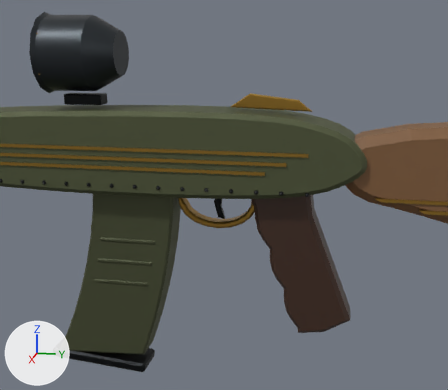
What one commit did to the glTF model examples/diesel-rifle.glb.
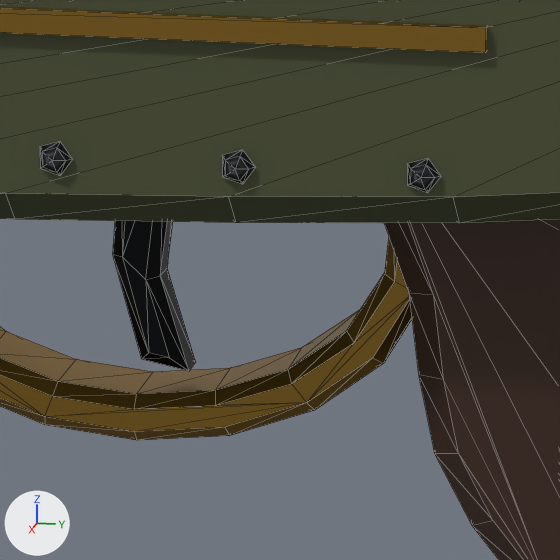
Each version appears first from a 50 mm lens placed at (0.4508, 0.0412, 0.1353), pointed at (-0.0013, -0.0492, 0.0222), and next in a close-up on the part from 44% to 61% of the width and 43% to 63% of the height. Lighting does not change. The marker at lower left points along +X, +Y and +Z. The first two pictures are the older version. The close-ups show mesh edges as thin lines. Where no turn or scale is listed for an object, it has been applied to the vertices.

Script lines for the objects in view, before the commit:
```python
me_grip_mesh = bpy.data.meshes.new('Grip_Mesh')
me_grip_mesh.from_pydata(...)  # 84 vertices, 164 faces; spans x -0.014..0.014, y -0.0046..0.0759, z -0.1087..0.021
me_grip_mesh.materials.append(mat_mat_grip)  # brown #3e271b
me_receiver_mesh = bpy.data.meshes.new('Receiver_Mesh')
me_receiver_mesh.from_pydata(...)  # 732 vertices, 1296 faces; spans x -0.028..0.028, y -0.253..0.13, z -0.06..0.042
# faces by material slot: [348, 228, 720]
me_receiver_mesh.materials.append(mat_mat_body)  # dark green #52583b
me_receiver_mesh.materials.append(mat_mat_trim)  # brown #b28a3e
me_receiver_mesh.materials.append(mat_mat_detail)  # black #202224
me_trigger_mesh = bpy.data.meshes.new('Trigger_Mesh')
me_trigger_mesh.from_pydata(...)  # 24 vertices, 44 faces; spans x -0.003..0.003, y -0.004..0.004, z -0.024..0.002
me_trigger_mesh.materials.append(mat_mat_detail)  # black #202224
ob_grip = bpy.data.objects.new('Grip', me_grip_mesh)
ob_grip.parent = ob_receiver
ob_grip.location = (0.0, 0.0483, -0.029)
ob_receiver = bpy.data.objects.new('Receiver', me_receiver_mesh)
ob_receiver.parent = ob_badgun_rifle_diesel_3
ob_receiver.location = (0.0, -0.0745, 0.0572)
ob_trigger = bpy.data.objects.new('Trigger', me_trigger_mesh)
ob_trigger.parent = ob_receiver
ob_trigger.location = (0.0, 0.0223, -0.029)
```
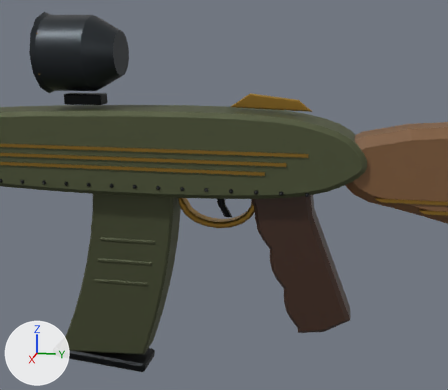
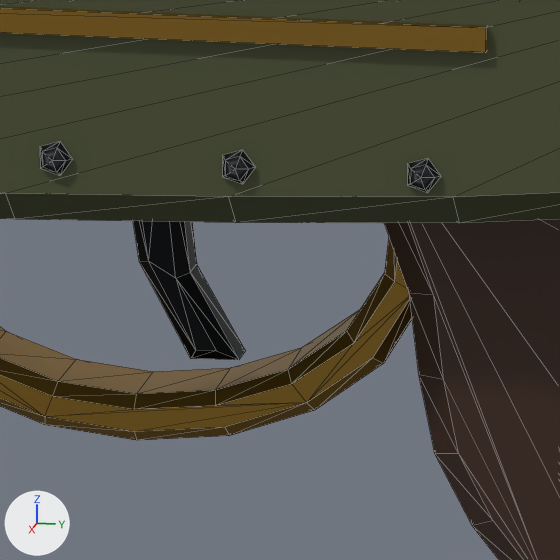
Boxes (x1, y1, x2, y2) around the edits, measured in the close-ups (560 x 560 px):
```json
{"object": "Trigger", "change": "turned", "before": [113, 221, 195, 371], "after": [133, 221, 245, 360]}
```

Edits to the scene script, one JSON object a line:
```json
{"op": "set", "path": "ob_trigger.rotation_euler", "old": "(0.0, 0.0, 0.0)", "new": "(0.226, 0.0, 0.0)", "note": "degrees (0, 0, 0) -> degrees (13, 0, 0)"}
```
